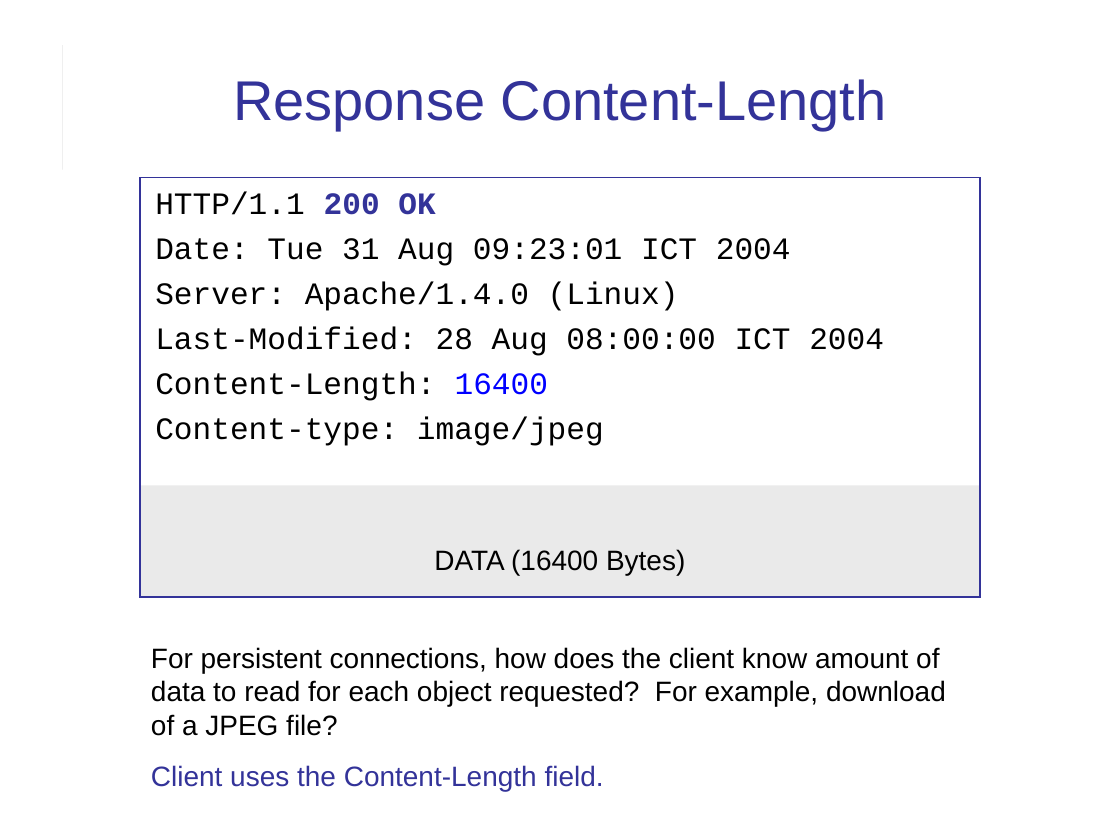
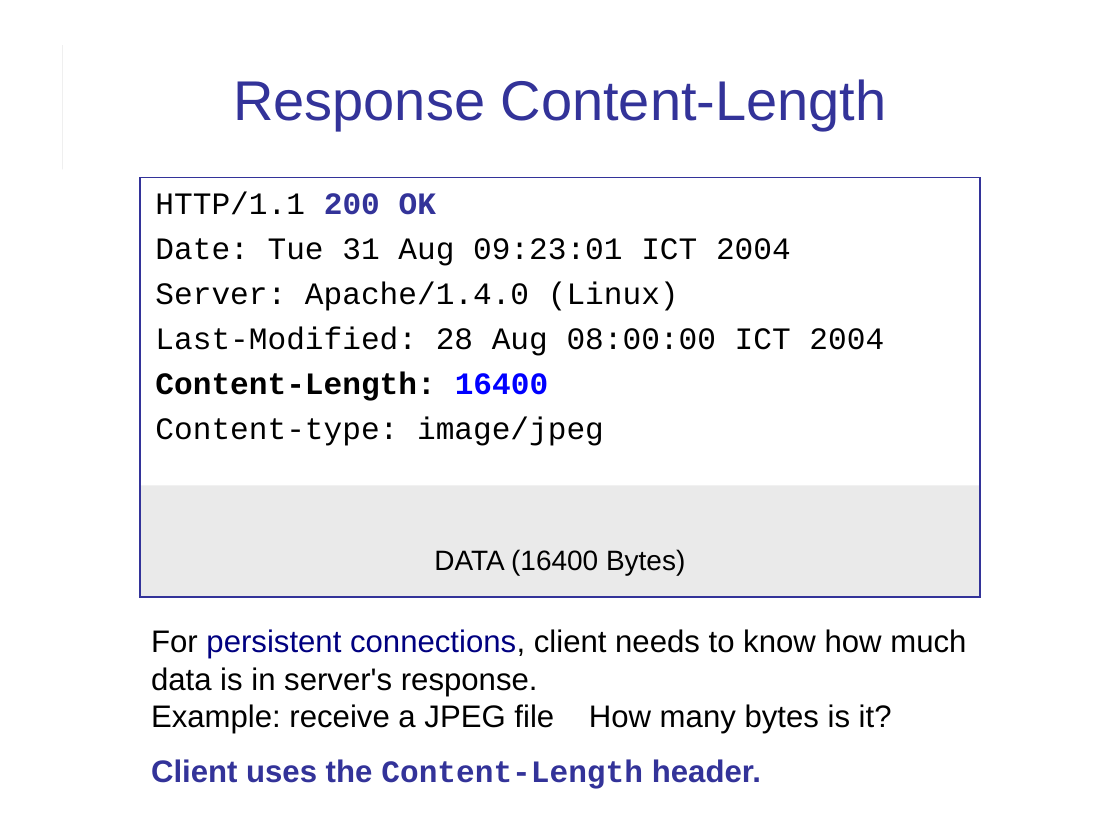
Before and after one commit to cpske/ISP, a slide deck: slide 20 of web/HTTP.ppt (slide 15 before the commit). Drawn at 1120x840 pixels with LibreOffice and Linux fonts; fonts in the diff are those of the drawing. Boxes give left, top, right and bottom in pixels: in the first picture for what was removed or moved away, otherwise in the second. Text is boxed around its words. In the diff, an @@ line names an element or a change of style, - is before the commit and + after.

```diff
--- a/web/HTTP.ppt
+++ b/web/HTTP.ppt
@@ text at bbox=[155, 372, 548, 401]: bold on in "Content-Length: 16400" @@
@@ text at bbox=[151, 629, 966, 789]: text changed; size 18 to 20 pt @@
-For persistent connections, how does the client know amount of data to read for each object requested? For example, download of a JPEG file?
-Client uses the Content-Length field.
+For persistent connections, client needs to know how much data is in server's response.
+Example: receive a JPEG file How many bytes is it?
+Client uses the Content-Length header.
```
Also in this commit, not shown: 15 other slides changed, 12 slides added, 1 slide removed, 2 other files.
